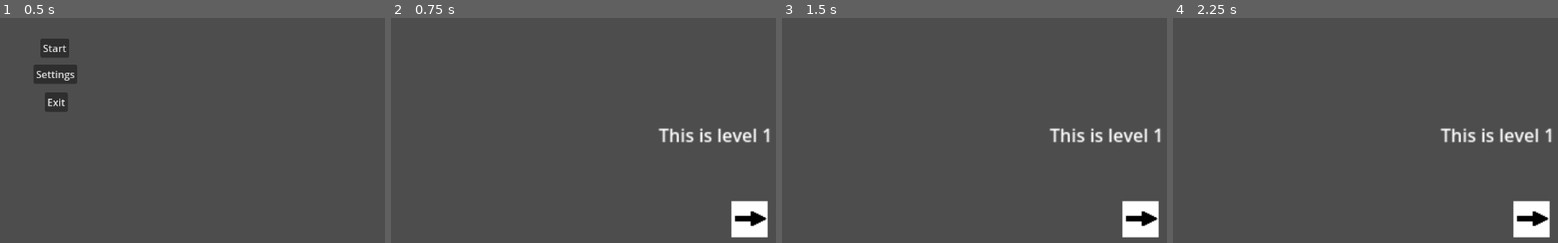
Above: before the commit, frames 1-4 (left to right).
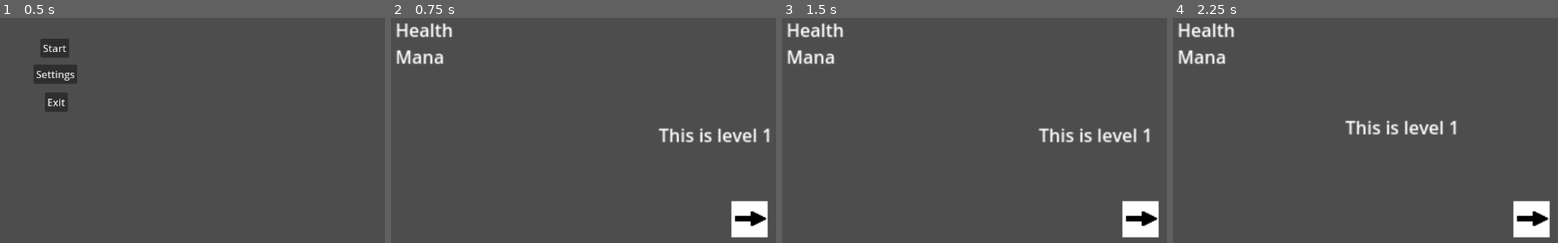
Above: after the commit, the same moments.

Repository: kisleevship/Mythmania
Game: Godot game, scene res://scenes/Main.tscn
Same seed, same stepped clock (60 frames per second), same inputs: the game is played once before the commit and once after it.
Inputs:
- Up to frame 1 (0.5 s): no input
- Up to frame 2 (0.75 s): click "Start" at 0.5 s
- Up to frame 3 (1.5 s): tap Enter at 1.25 s; hold D (right, bound only after the commit) from 1.28 s (still down)
- Up to frame 4 (2.25 s): release D (right, bound only after the commit) at 2.03 s; hold S (down, bound only after the commit) from 2.03 s (still down)

Frame 1 is identical in both runs. In frame 2, 1.0% of the frame differs, in the area x 1-16%, y 2-21%; in frame 3, 2.2%; in frame 4, 2.8%, in the area x 1-99%, y 2-56%.

Commit message:
Player basic movement implemented. Basic hud loaded

Diff:
--- a/project.godot
+++ b/project.godot
@@ -19,6 +19,29 @@
 
 Global="*res://scripts/Global.gd"
 
+[input]
+
+up={
+"deadzone": 0.5,
+"events": [Object(InputEventKey,"resource_local_to_scene":false,"resource_name":"","device":-1,"window_id":0,"alt_pressed":false,"shift_pressed":false,"ctrl_pressed":false,"meta_pressed":false,"pressed":false,"keycode":0,"physical_keycode":87,"key_label":0,"unicode":119,"echo":false,"script":null)
+]
+}
+down={
+"deadzone": 0.5,
+"events": [Object(InputEventKey,"resource_local_to_scene":false,"resource_name":"","device":-1,"window_id":0,"alt_pressed":false,"shift_pressed":false,"ctrl_pressed":false,"meta_pressed":false,"pressed":false,"keycode":0,"physical_keycode":83,"key_label":0,"unicode":115,"echo":false,"script":null)
+]
+}
+left={
+"deadzone": 0.5,
+"events": [Object(InputEventKey,"resource_local_to_scene":false,"resource_name":"","device":-1,"window_id":0,"alt_pressed":false,"shift_pressed":false,"ctrl_pressed":false,"meta_pressed":false,"pressed":false,"keycode":0,"physical_keycode":65,"key_label":0,"unicode":97,"echo":false,"script":null)
+]
+}
+right={
+"deadzone": 0.5,
+"events": [Object(InputEventKey,"resource_local_to_scene":false,"resource_name":"","device":-1,"window_id":0,"alt_pressed":false,"shift_pressed":false,"ctrl_pressed":false,"meta_pressed":false,"pressed":false,"keycode":0,"physical_keycode":68,"key_label":0,"unicode":100,"echo":false,"script":null)
+]
+}
+
 [rendering]
 
 renderer/rendering_method="gl_compatibility"
--- a/scenes/player/Player.tscn
+++ b/scenes/player/Player.tscn
@@ -6,17 +6,15 @@
 [sub_resource type="CircleShape2D" id="CircleShape2D_ii7p4"]
 radius = 11.0454
 
-[node name="Player" type="Node2D"]
+[node name="Player" type="CharacterBody2D"]
 position = Vector2(81, 87)
 script = ExtResource("1_2pbfv")
 
-[node name="RigidBody2D" type="RigidBody2D" parent="."]
-
-[node name="CollisionShape2D" type="CollisionShape2D" parent="RigidBody2D"]
-shape = SubResource("CircleShape2D_ii7p4")
-
 [node name="Sprite2D" type="Sprite2D" parent="."]
 texture = ExtResource("2_13u0k")
+
+[node name="CollisionShape2D" type="CollisionShape2D" parent="."]
+shape = SubResource("CircleShape2D_ii7p4")
 
 [node name="Camera2D" type="Camera2D" parent="."]
 zoom = Vector2(1.8, 1.8)
--- a/scenes/ui/Hud.tscn
+++ b/scenes/ui/Hud.tscn
@@ -3,6 +3,7 @@
 [ext_resource type="Script" path="res://scripts/ui/Hud.gd" id="1_p38dj"]
 
 [node name="Hud" type="Node2D"]
+position = Vector2(-316, -181)
 script = ExtResource("1_p38dj")
 
 [node name="Health" type="Label" parent="."]
--- a/scripts/Main.gd
+++ b/scripts/Main.gd
@@ -8,6 +8,7 @@
 func _ready():
 	print("main ready")
 	Global.main = self
+	DisplayServer.window_set_mode(DisplayServer.WINDOW_MODE_FULLSCREEN)
 
 	var sceneMetedata = SceneMetadata.new()
 	sceneMetedata.scene_name = "MainMenu"
@@ -34,3 +35,13 @@
 		print(level_resource)
 		level_instance = level_resource.instantiate()
 		self.add_child(level_instance)
+
+
+# Creates new scene from tscn_path and attaches it to parent
+func load_new_scene(parent: Node2D, tscn_path: String) -> Variant:
+	var tscn_instance
+	var tscn_resource = load(tscn_path)
+	if (tscn_resource):
+		tscn_instance = tscn_resource.instantiate()
+		parent.add_child(tscn_instance)
+	return tscn_instance
--- a/scripts/level/LevelController.gd
+++ b/scripts/level/LevelController.gd
@@ -1,14 +1,10 @@
-extends Node
+extends Node2D
 
 
 # Called when the node enters the scene tree for the first time.
 func _ready():
-	var player_path = "res://scenes/player/Player.tscn"
-	var player_resource = load(player_path)
-	if (player_resource):
-		var player_instance = player_resource.instantiate()
-		self.add_child(player_instance)
-		Global.player = player_instance
+	var player = Global.main.load_new_scene(self, "res://scenes/player/Player.tscn")
+	Global.player = player
 
 
 # Called every frame. 'delta' is the elapsed time since the previous frame.
--- a/scripts/player/Player.gd
+++ b/scripts/player/Player.gd
@@ -1,11 +1,67 @@
-extends Node2D
+extends CharacterBody2D
+
+@export var ACCELERATION = 450
+@export var FRICTION = 550
+@export var MAX_SPEED = 110
+@export var ROLL_SPEED = 150
+
+enum {
+	RUN,
+	ROLL,
+	JUMP
+}
+
+# TODO
+#onready var animation_tree = $AnimationTree
+#onready var animation_state = animation_tree.get("parameters/playback")
+
+var roll_vector = Vector2.DOWN
+var state = RUN
+var roll_finished = false
+
+func _ready():
+	Global.player = self
+	var hud = Global.main.load_new_scene(self, "res://scenes/ui/Hud.tscn")
+	Global.Hud = hud
+	# animation_tree.active = true TODO
 
 
-# Called when the node enters the scene tree for the first time.
-func _ready():
-	Global.player = self
+func _physics_process(delta):
+	match state:
+		RUN:
+			run_state(delta)
+		#ROLL:
+			#roll_state(delta)
 
 
-# Called every frame. 'delta' is the elapsed time since the previous frame.
-func _process(delta):
-	pass
+func run_state(delta):
+	var input_vector = Vector2.ZERO
+	input_vector.x = Input.get_action_strength("right") - Input.get_action_strength("left")
+	input_vector.y = Input.get_action_strength("down") - Input.get_action_strength("up")
+	input_vector = input_vector.normalized()
+
+	if input_vector != Vector2.ZERO:
+		roll_vector = input_vector
+		#animation_tree.set("parameters/Idle/blend_position", input_vector) TODO
+		#animation_tree.set("parameters/Run/blend_position", input_vector)
+		#animation_tree.set("parameters/Jump/blend_position", input_vector)
+		#animation_tree.set("parameters/Roll/blend_position", input_vector)
+		#animation_state.travel("Run")
+		velocity = velocity.move_toward(input_vector * MAX_SPEED, ACCELERATION * delta)
+	else:
+		#animation_state.travel("Idle") TODO
+		velocity = velocity.move_toward(Vector2.ZERO, FRICTION * delta) # TODO check move_toward in godot 4
+
+	move_and_slide()
+
+	if velocity.length() > 0 && Input.is_action_just_pressed("roll"):
+		state = ROLL
+		roll_finished = false
+
+#func roll_state(delta): TODO
+	#if !roll_finished:
+		#velocity = roll_vector * ROLL_SPEED
+	#else:
+		#velocity = velocity * 0.9
+	#animation_state.travel("Roll")
+	#velocity = move_and_slide(velocity)
